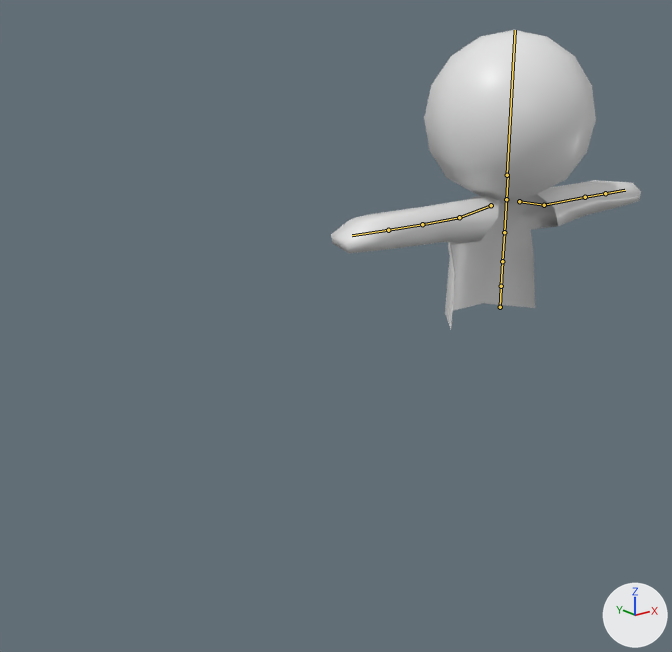
The FBX model Assets/Models/Character_LowPoly2.fbx: old version first, new version second.
Camera for both pictures: a camera (50 mm lens) standing at (-2.63, -5.92, 4.39) and looking at (1.51, -0.74, 2.32). Every picture has the same lights, and +X, +Y and +Z are marked at lower right. The older version comes first. The bones that change, and the others that lie on the model, are drawn over the model as lines.
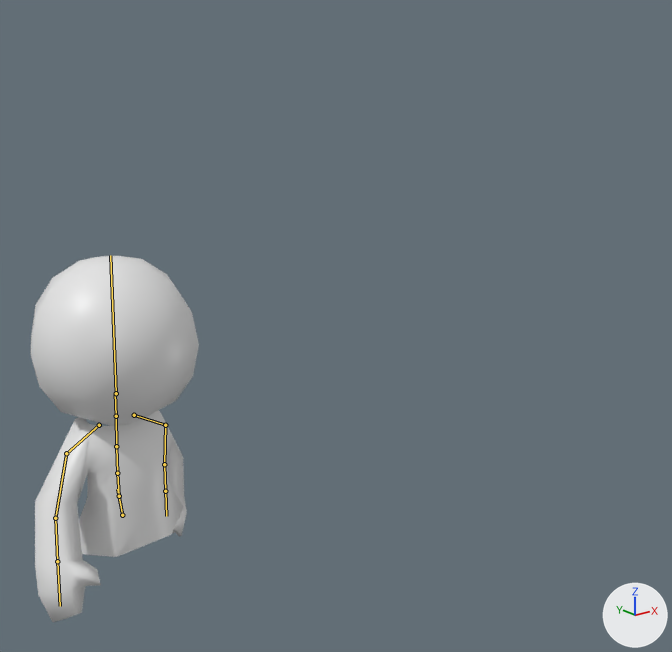
The newer file adds an action. The first version stands in its rest pose; the second is drawn at frame 12 of the action 'Armature|Armature|Armature|mixamo.com'.

Boxes [x1, y1, x2, y2] around the edits, measured in the pictures (672 x 652 px):
'Sphere.002', posed (46% narrower, 23% taller)
    before: [331, 30, 641, 328]
    after: [31, 256, 199, 622]
bone 'mixamorig:Hips', root to tip
    before: (500, 307) to (501, 278)
    after: (122, 515) to (117, 489)
bone 'mixamorig:Spine', root to tip
    before: (501, 286) to (502, 261)
    after: (119, 496) to (117, 473)
bone 'mixamorig:Spine1', root to tip
    before: (502, 261) to (504, 232)
    after: (117, 473) to (116, 446)
bone 'mixamorig:Spine2', root to tip
    before: (504, 232) to (506, 198)
    after: (116, 446) to (116, 414)
bone 'mixamorig:Neck', root to tip
    before: (506, 199) to (508, 175)
    after: (116, 416) to (115, 393)
bone 'mixamorig:Head', root to tip
    before: (507, 175) to (515, 30)
    after: (116, 393) to (110, 255)
bone 'mixamorig:LeftShoulder', root to tip
    before: (491, 205) to (459, 217)
    after: (134, 415) to (165, 425)
bone 'mixamorig:LeftArm', root to tip
    before: (459, 217) to (422, 224)
    after: (165, 425) to (164, 464)
bone 'mixamorig:LeftForeArm', root to tip
    before: (422, 224) to (388, 230)
    after: (164, 464) to (165, 491)
bone 'mixamorig:RightShoulder', root to tip
    before: (519, 201) to (544, 205)
    after: (99, 425) to (66, 453)
bone 'mixamorig:RightArm', root to tip
    before: (544, 205) to (585, 197)
    after: (66, 453) to (55, 518)
bone 'mixamorig:RightForeArm', root to tip
    before: (585, 197) to (605, 193)
    after: (55, 518) to (57, 561)

What the commit changed:
Bone 'mixamorig:Hips' (bone_mixamorig_hips) moves from (0.0, 0.0, 0.0) to (-253.0, -147.0, -137.0).
Bone 'mixamorig:Hips' (bone_mixamorig_hips) turns from (0, 0, 0) to (2, 176, 5) degrees about its own x, y and z.
Bone 'mixamorig:Spine' (bone_mixamorig_spine) turns from (0, 0, 0) to (-5, 7, 5) degrees about its own x, y and z.
Bone 'mixamorig:Spine1' (bone_mixamorig_spine1) turns from (0, 0, 0) to (0, 2, 1) degrees about its own x, y and z.
Bone 'mixamorig:Spine2' (bone_mixamorig_spine2) turns from (0, 0, 0) to (0, 2, 1) degrees about its own x, y and z.
Bone 'mixamorig:Neck' (bone_mixamorig_neck) turns from (0, 0, 0) to (2, -1, 0) degrees about its own x, y and z.
Bone 'mixamorig:Head' (bone_mixamorig_head) turns from (0, 0, 0) to (3, -6, 2) degrees about its own x, y and z.
Bone 'mixamorig:LeftShoulder' (bone_mixamorig_leftshoulder) turns from (0, 0, 0) to (18, -1, 1) degrees about its own x, y and z.
Bone 'mixamorig:LeftArm' (bone_mixamorig_leftarm) turns from (0, 0, 0) to (64, 16, 11) degrees about its own x, y and z.
Bone 'mixamorig:LeftForeArm' (bone_mixamorig_leftforearm) turns from (0, 0, 0) to (-3, -1, -9) degrees about its own x, y and z.
Bone 'mixamorig:RightShoulder' (bone_mixamorig_rightshoulder) turns from (0, 0, 0) to (16, -1, 0) degrees about its own x, y and z.
Bone 'mixamorig:RightArm' (bone_mixamorig_rightarm) turns from (0, 0, 0) to (50, 8, -22) degrees about its own x, y and z.
Bone 'mixamorig:RightForeArm' (bone_mixamorig_rightforearm) turns from (0, 0, 0) to (-4, 2, -9) degrees about its own x, y and z.
